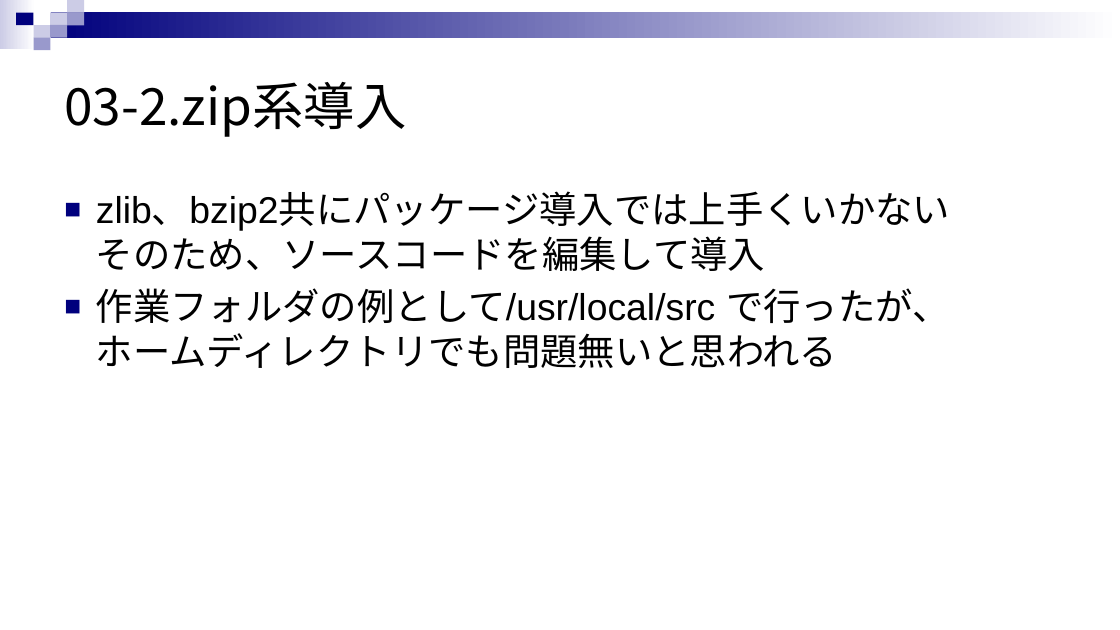
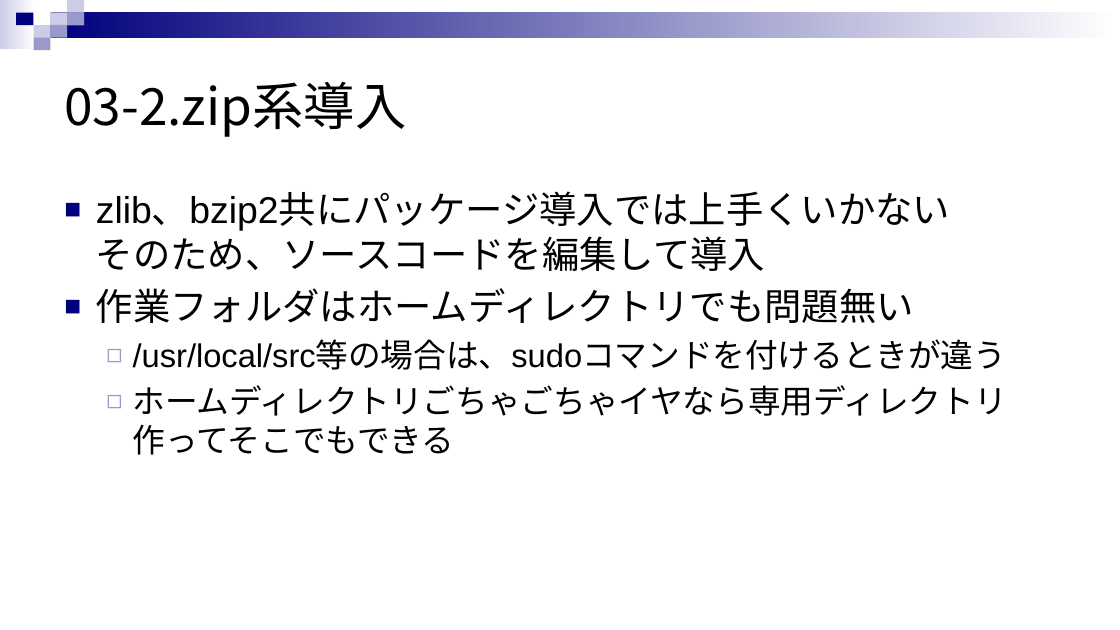
Before and after one commit to rensuke/SIMUonWSL, a slide deck: slide 14 of RE_SIMU_ON_WSL.pptx. Drawn at 1120x630 pixels with LibreOffice and Linux fonts; fonts in the diff are those of the drawing. Boxes give left, top, right and bottom in pixels: in the first picture for what was removed or moved away, otherwise in the second. Text is boxed around its words. In the diff, an @@ line names an element or a change of style, - is before the commit and + after.

```diff
--- a/RE_SIMU_ON_WSL.pptx
+++ b/RE_SIMU_ON_WSL.pptx
@@ text at (96, 288, 1007, 455): text changed; size 32 to 28 pt @@
-■ 作業フォルダの例として/usr/local/src で行ったが、
-  ホームディレクトリでも問題無いと思われる
+■ 作業フォルダはホームディレクトリでも問題無い
+  ◻ /usr/local/src等の場合は、sudoコマンドを付けるときが違う
+  ◻ ホームディレクトリごちゃごちゃイヤなら専用ディレクトリ作ってそこでもできる
```
Also in this commit, not shown: 2 other slides changed, 4 slides added, 1 slide removed, 1 other file.
